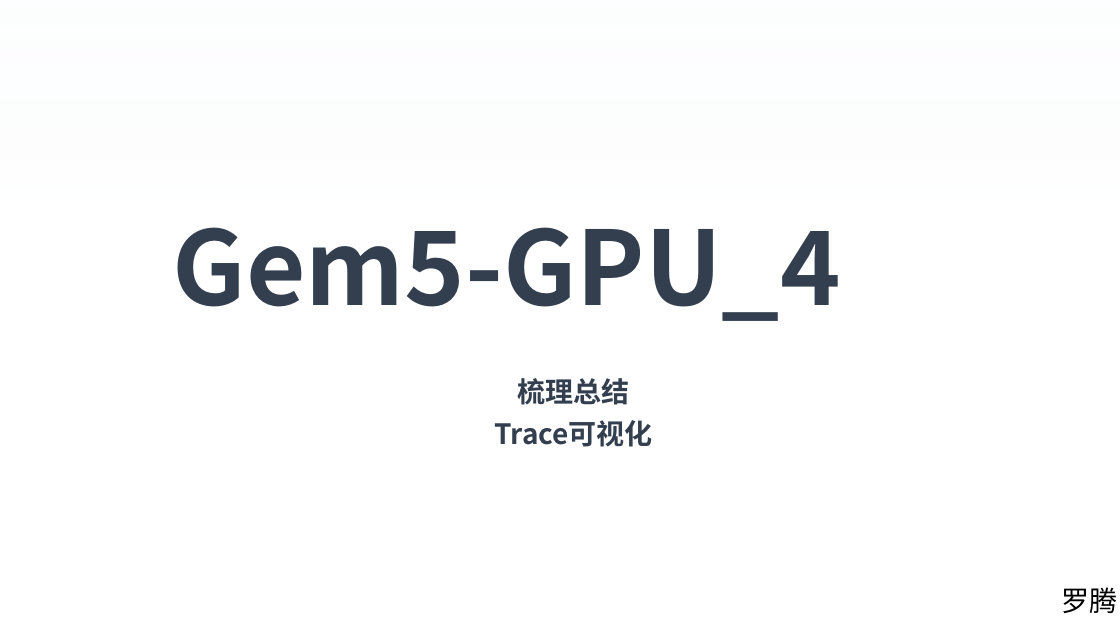
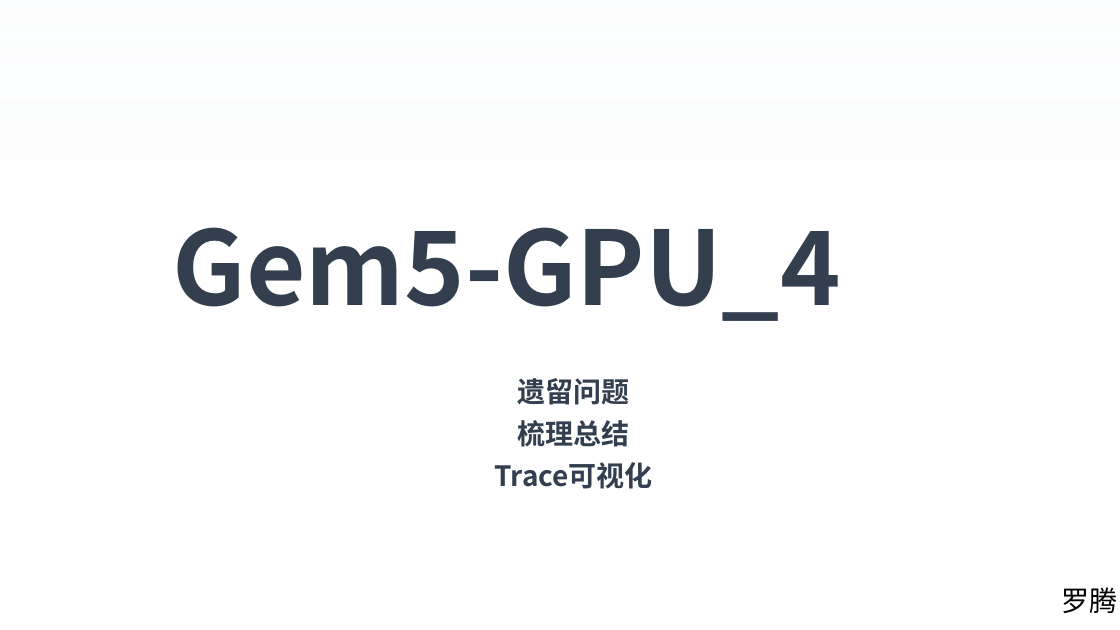
Before and after one commit to luot-ai/workspace, a slide deck: slide 1 of AA/gpu/GEM5/PPT/Gem5-GPU_4.pptx. Drawn at 1120x630 pixels with LibreOffice and Linux fonts; fonts in the diff are those of the drawing; background and template pictures are left out. Boxes give left, top, right and bottom in pixels: in the first picture for what was removed or moved away, otherwise in the second. Text is boxed around its words. In the diff, an @@ line names an element or a change of style, - is before the commit and + after.

```diff
--- a/AA/gpu/GEM5/PPT/Gem5-GPU_4.pptx
+++ b/AA/gpu/GEM5/PPT/Gem5-GPU_4.pptx
@@ text at <box>518,378,630,405</box>: paragraph added @@
+遗留问题
```
Also in this commit, not shown: 2 other slides changed, 1 slide removed, 30 other files.
